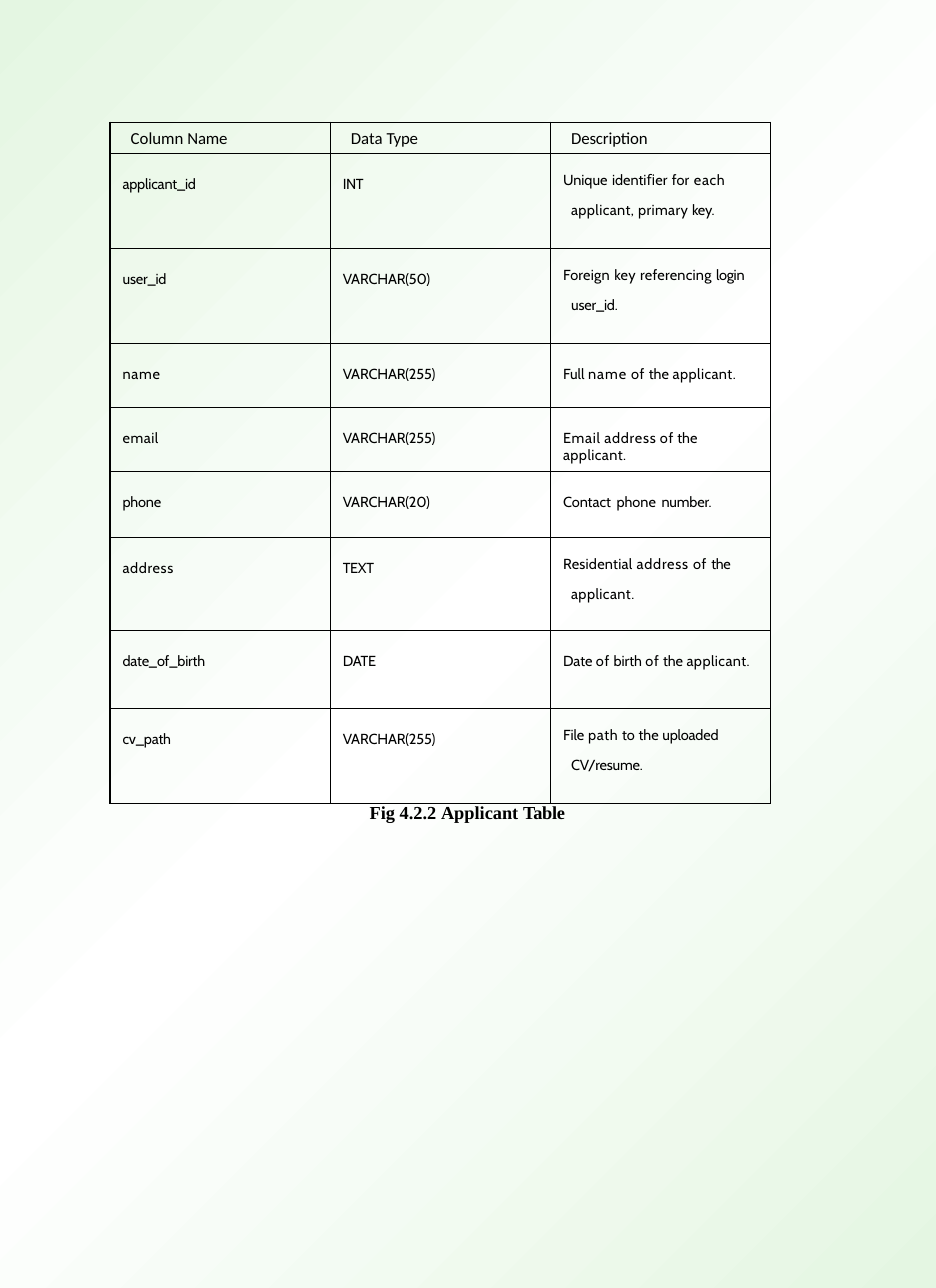
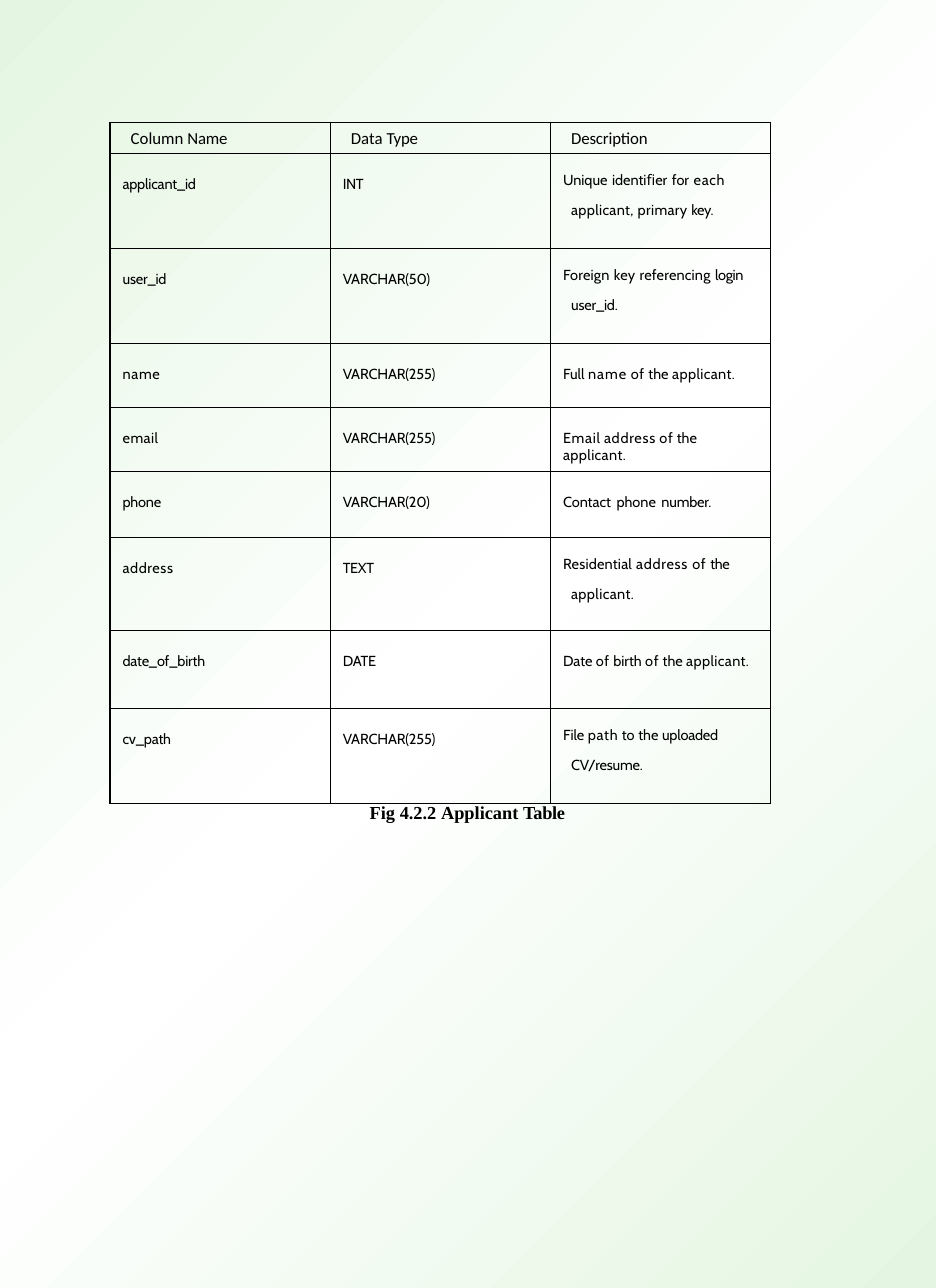
Before and after one commit to AadilMohammed360/APT-2.4.24-, a slide deck: slide 15 of docs/MyCaseStudy.pptx (slide 13 before the commit). Drawn at 936x1288 pixels with LibreOffice and Linux fonts; fonts in the diff are those of the drawing. Boxes give left, top, right and bottom in pixels: in the first picture for what was removed or moved away, otherwise in the second. Text is boxed around its words. In the diff, an @@ line names an element or a change of style, - is before the commit and + after.

```diff
--- a/docs/MyCaseStudy.pptx
+++ b/docs/MyCaseStudy.pptx
@@ table at box(110, 122, 771, 799) @@
@@ letter spacing 0.2 to 0.1 pt in "Foreign key referencing", "Residential" @@
@@ letter spacing 0.4 to 0.3 pt in "email" @@
```
Also in this commit, not shown: 10 other slides changed, 7 slides added, 2 other files.
